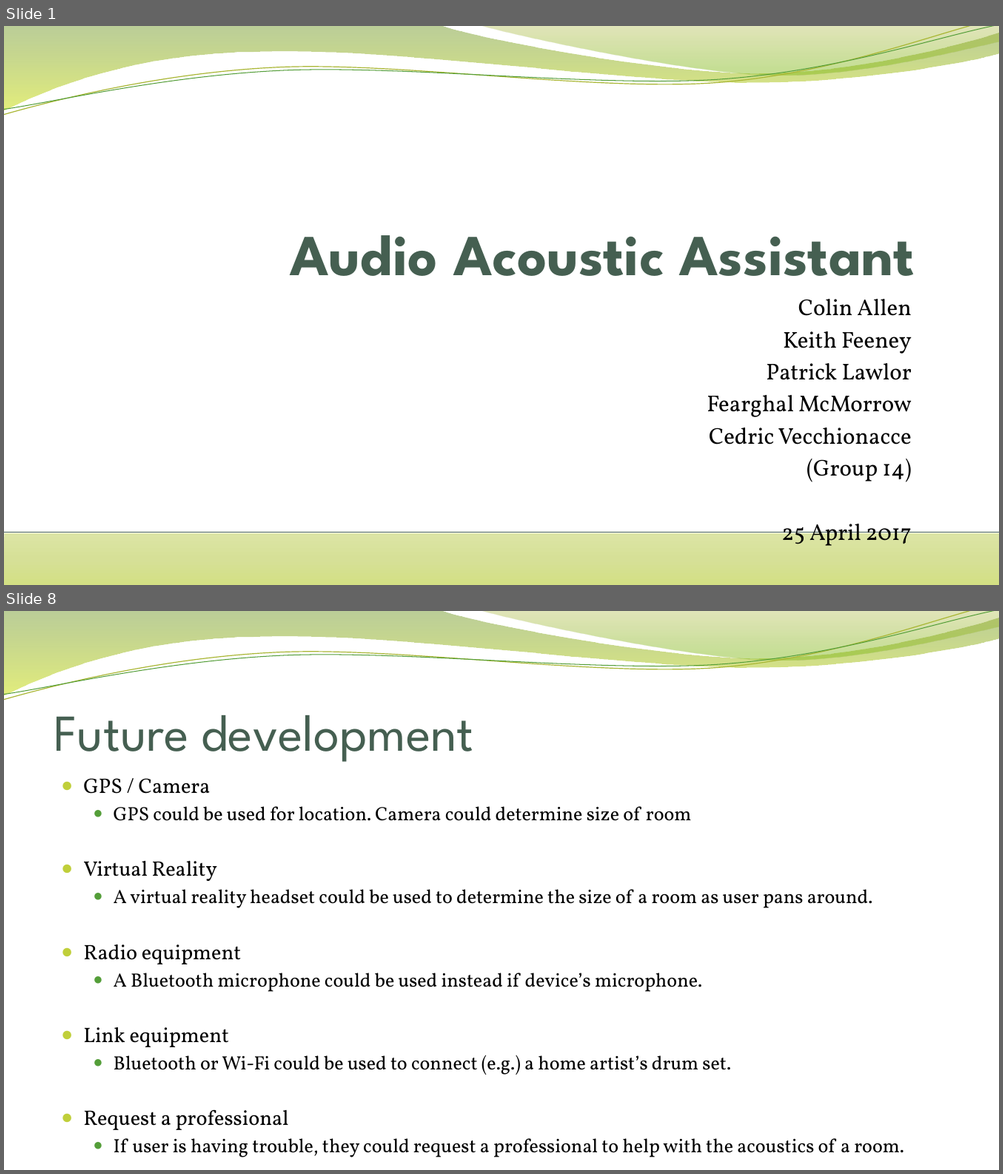
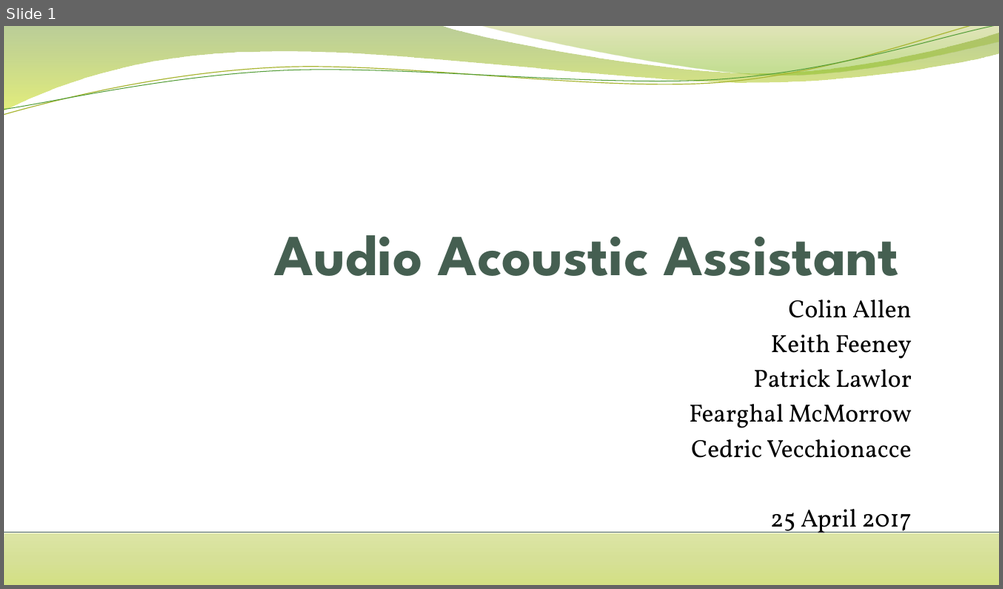
Before and after one commit to CedricVz/AAA, a slide deck: Final presentation.pptx. Shown one above the other, each under a label of ours: slides 1 and 8 before the commit, slide 1 after it; the slides between them are not shown. The pictures are 1003x1174 and 1003x589 pixels, drawn with LibreOffice and Linux fonts; fonts in the diff are those of the drawing; background and template pictures are left out. Boxes give left, top, right and bottom in pixels: in the first picture for what was removed or moved away, otherwise in the second. Text is boxed around its words. In the diff, an @@ line names an element or a change of style, - is before the commit and + after.

Commit message:
Modified presentation slodes, added Online Collab link and added Presentation Headings and Time.txt :qw

```diff
--- a/Final presentation.pptx
+++ b/Final presentation.pptx
@@ slide 8 removed at (x1=4, y1=611, x2=999, y2=1170), background picture (left out); not listed: 4 template elements that a slide beside it also shows @@
@@ title removed at (x1=54, y1=715, x2=474, y2=762) @@
-Future development
@@ text removed at (x1=83, y1=778, x2=904, y2=1158) @@
-● GPS / Camera
-  ● GPS could be used for location. Camera could determine size of room
-● Virtual Reality
-  ● A virtual reality headset could be used to determine the size of a room as user pans around.
-● Radio equipment
-  ● A Bluetooth microphone could be used instead if device’s microphone.
-● Link equipment
-  ● Bluetooth or Wi-Fi could be used to connect (e.g.) a home artist’s drum set.
-● Request a professional
-  ● If user is having trouble, they could request a professional to help with the acoustics of a room.
@@ slide 1 changed as well @@
@@ title "Audio Acoustic Assistant" moved from (x1=290, y1=235, x2=913, y2=276) to (x1=274, y1=235, x2=898, y2=276) @@
@@ subtitle "Colin Allen" at (x1=688, y1=300, x2=911, y2=539): size 22.1 to 24.1 pt @@
@@ subtitle at (x1=806, y1=459, x2=910, y2=483): paragraph removed @@
-(Group 14)
```
Also in this commit, not shown: 3 other slides changed, 2 slides added, 3 other slides removed, 2 other files.
